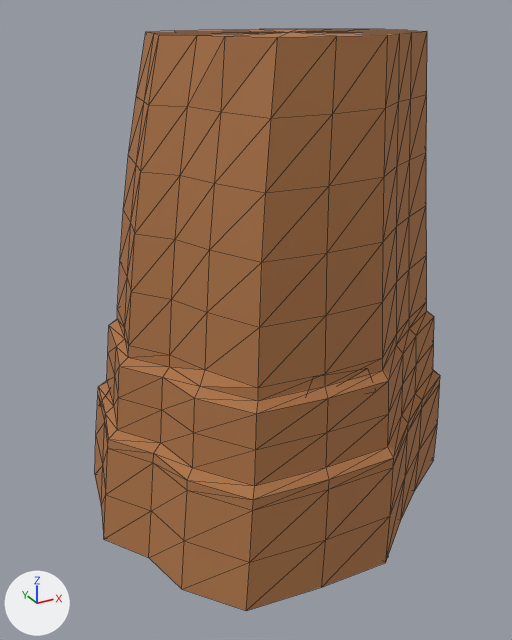
Two versions of the FBX model RawAssets/Canyon/FBX/SM_CinderCanyon_Rock_A_LOD1.fbx, one commit apart.
Before and after are seen from a 50 mm lens placed at (-0.847, -1.408, 1.226), pointed at (-0.071, 0.004, 0.52). The lights are fixed; the arrows at lower left show +X, +Y and +Z. The older version comes first. Mesh edges are drawn as thin lines. Where no turn or scale is listed for an object, it has been applied to the vertices.

In view in the first picture: 'SM_CinderCanyon_Rock_A_LOD1'.
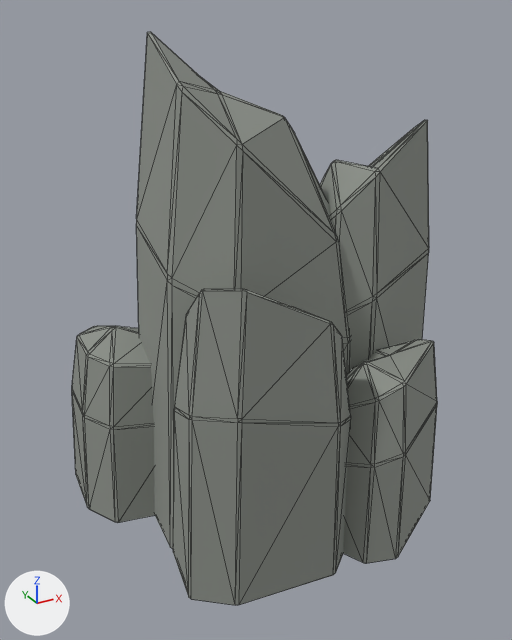
Pixel boxes [x1, y1, x2, y2] of what changed, in the pictures (512 x 640 px):
'SM_CinderCanyon_Rock_A_LOD1', recoloured, reshaped
    before: [95, 29, 440, 611]
    after: [72, 32, 437, 605]
part 1 of me_sm_cindercanyon_rock_a_lod1_mesh_001, rebuilt (38% narrower, 11% shorter)
    before: [95, 29, 440, 611]
    after: [136, 32, 351, 549]
part 2 of me_sm_cindercanyon_rock_a_lod1_mesh_001, added
    after: [320, 120, 429, 371]
part 3 of me_sm_cindercanyon_rock_a_lod1_mesh_001, added
    after: [173, 289, 351, 605]
part 4 of me_sm_cindercanyon_rock_a_lod1_mesh_001, added
    after: [343, 339, 437, 563]
part 5 of me_sm_cindercanyon_rock_a_lod1_mesh_001, added
    after: [72, 326, 155, 523]
part 6 of me_sm_cindercanyon_rock_a_lod1_mesh_001, deleted
    before: [308, 370, 371, 392]

What changed in the scene script:
```text
Change mat_m_cindercanyonrock:
    mat_m_cindercanyonrock.base_color: (0.43, 0.18, 0.065) -> (0.27, 0.29, 0.26)  # brown #af7648 -> grey #8e938b
Change me_sm_cindercanyon_rock_a_lod1_mesh_001:
    used by ob_sm_cindercanyon_rock_a_lod1; location = (0.0, 0.0, 0.0)
    remove me_sm_cindercanyon_rock_a_lod1_mesh_001.from_pydata(...)  # 310 vertices, 588 faces; spans x -0.5..0.5, y -0.39..0.39, z 0.0..1.18
    add me_sm_cindercanyon_rock_a_lod1_mesh_001.from_pydata(...)  # 490 vertices, 960 faces; spans x -0.5..0.5, y -0.39..0.39, z 0.0..1.18
    me_sm_cindercanyon_rock_a_lod1_mesh_001 part 1: the loose piece of 254 vertices spanning x -0.5..0.5, y -0.39..0.389, z 0.005..1.18 is rebuilt with 98 vertices and now spans x -0.367..0.246, y -0.205..0.34, z 0.0..1.18
    me_sm_cindercanyon_rock_a_lod1_mesh_001 part 2: a new loose piece of 98 vertices spanning x 0.055..0.5, y -0.122..0.343, z 0.018..0.969, in mat_m_cindercanyonrock (grey #8e938b)
    me_sm_cindercanyon_rock_a_lod1_mesh_001 part 3: a new loose piece of 98 vertices spanning x -0.391..0.029, y -0.363..-0.026, z 0.0..0.748, in mat_m_cindercanyonrock (grey #8e938b)
    me_sm_cindercanyon_rock_a_lod1_mesh_001 part 4: a new loose piece of 98 vertices spanning x -0.037..0.333, y -0.39..-0.033, z 0.0..0.494, in mat_m_cindercanyonrock (grey #8e938b)
    me_sm_cindercanyon_rock_a_lod1_mesh_001 part 5: a new loose piece of 98 vertices spanning x -0.5..-0.181, y 0.025..0.39, z 0.0..0.484, in mat_m_cindercanyonrock (grey #8e938b)
    me_sm_cindercanyon_rock_a_lod1_mesh_001 part 6
    8 vertices are removed from x -0.142..0.086, y -0.345..-0.209, z 0.46..0.522
    12 faces are deleted
    other edits to the shape of me_sm_cindercanyon_rock_a_lod1_mesh_001 do not show in these pictures
```
